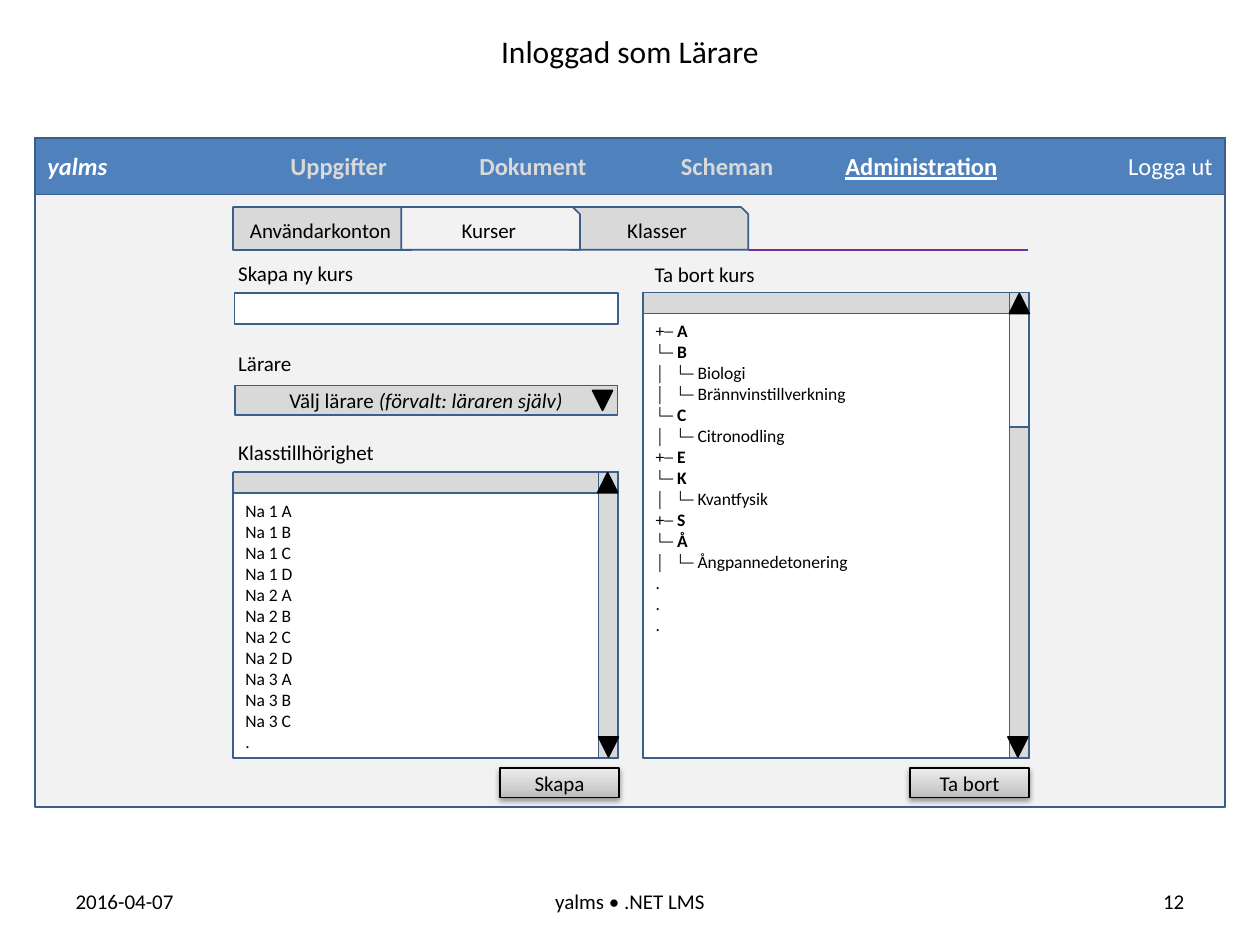
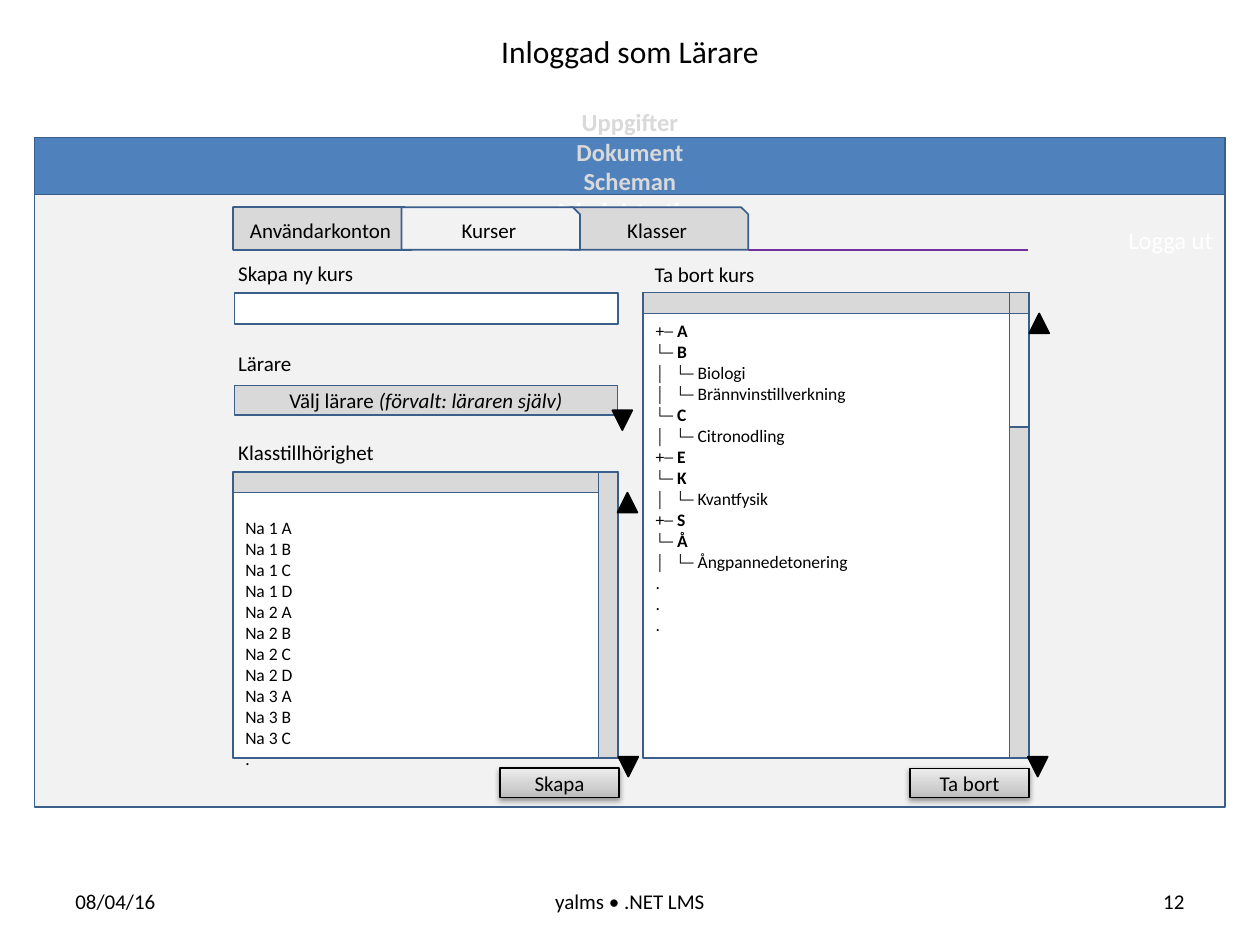
Before and after one commit to sc-elev/yalms, a slide deck: slide 12 of doc/Presentation_yalms.pptx. Drawn at 1260x945 pixels with LibreOffice and Linux fonts; fonts in the diff are those of the drawing. Boxes give left, top, right and bottom in pixels: in the first picture for what was removed or moved away, otherwise in the second. Text is boxed around its words. In the diff, an @@ line names an element or a change of style, - is before the commit and + after.

```diff
--- a/doc/Presentation_yalms.pptx
+++ b/doc/Presentation_yalms.pptx
@@ rectangle "yalms" at (x1=35, y1=137, x2=1226, y2=194): columns 6 to 1; outline #3A5F8C 1 pt to #3A5F8C 0.99 pt @@
@@ outline #3A5F8C 1 pt to #3A5F8C 0.99 pt in 8 elements at (x1=233, y1=472, x2=619, y2=759), (x1=234, y1=386, x2=617, y2=416), (x1=233, y1=471, x2=619, y2=493), (x1=598, y1=472, x2=618, y2=758), (x1=644, y1=292, x2=1029, y2=314), (x1=1009, y1=292, x2=1029, y2=759), (x1=1009, y1=314, x2=1029, y2=427), (x1=35, y1=137, x2=1226, y2=806) @@
@@ snip rect "Användarkonton" at (x1=233, y1=207, x2=412, y2=249): outline #3A5F8C 1 pt to #3A5F8C 0.99 pt; proportions changed @@
@@ snip rect "Kurser" at (x1=402, y1=207, x2=581, y2=249): outline #3A5F8C 1 pt to #3A5F8C 0.99 pt; proportions changed @@
@@ rectangle "+─ A" at (x1=644, y1=292, x2=1029, y2=759): letter outline #808080 2.25 pt to none in "+─", "└─", "└─", "+─" and 3 more places; outline #3A5F8C 1 pt to #3A5F8C 0.99 pt @@
@@ 5 triangles moved together from (x1=592, y1=294, x2=1029, y2=757) to (x1=612, y1=314, x2=1050, y2=777) @@
@@ outline #000000 1 pt to #000000 0.99 pt; proportions changed in 5 elements at (x1=612, y1=411, x2=633, y2=431), (x1=619, y1=757, x2=639, y2=777), (x1=617, y1=493, x2=638, y2=513), (x1=1028, y1=757, x2=1048, y2=777), (x1=1029, y1=314, x2=1050, y2=334) @@
@@ text at (x1=75, y1=894, x2=155, y2=910): text changed @@
-2016-04-07
+08/04/16
```
Also in this commit, not shown: 20 other slides changed, 4 slides added.
